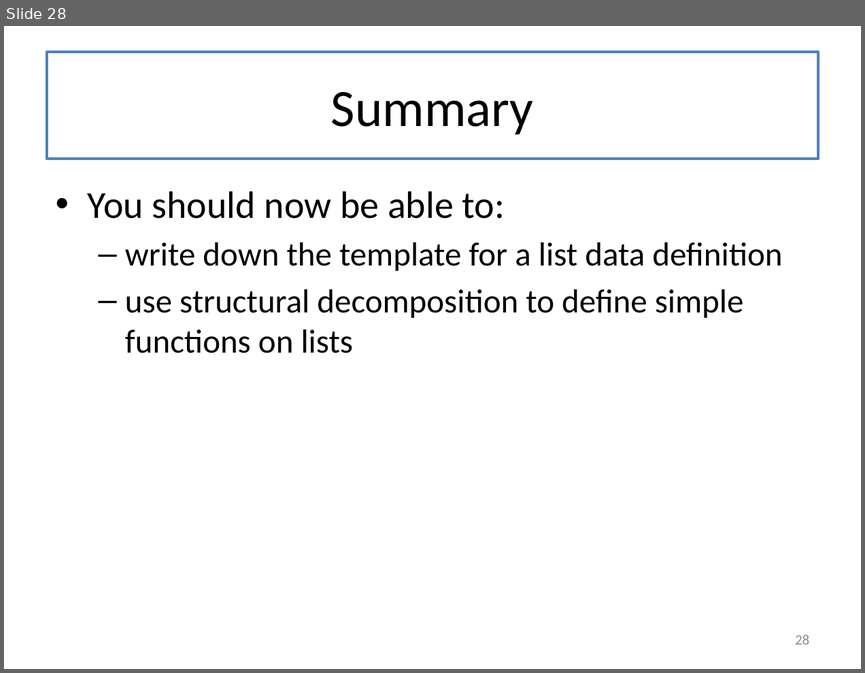
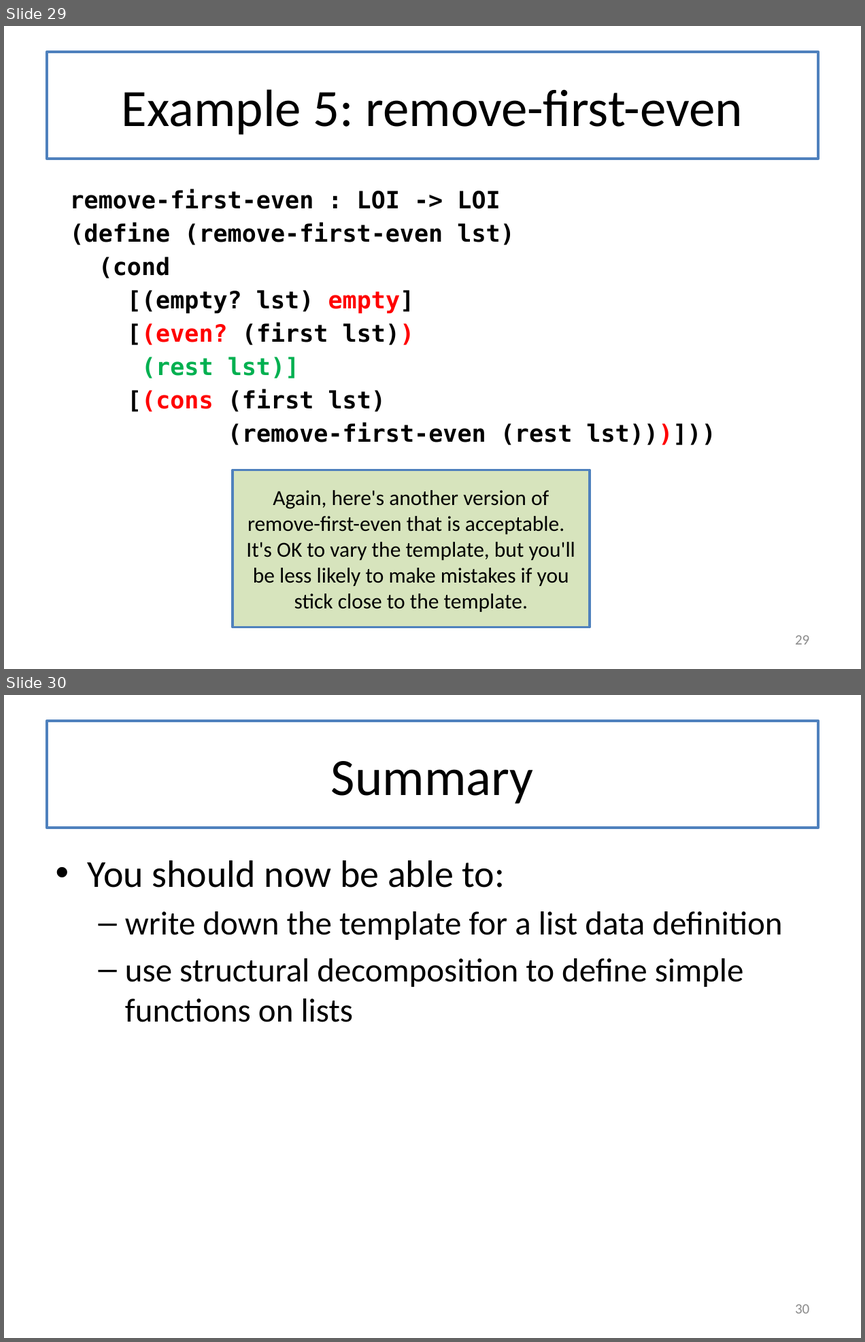
Before and after one commit to mwand/cs5010f16, a slide deck: Slides/Lesson 4.2 Using the List Template.pptx. Shown one above the other, each under a label of ours: slide 28 before the commit, slides 29 and 30 after it. The pictures are 865x673 and 865x1342 pixels, drawn with LibreOffice and Linux fonts; fonts in the diff are those of the drawing. Boxes give left, top, right and bottom in pixels: in the first picture for what was removed or moved away, otherwise in the second. Text is boxed around its words. In the diff, an @@ line names an element or a change of style, - is before the commit and + after.

```diff
--- a/Slides/Lesson 4.2 Using the List Template.pptx
+++ b/Slides/Lesson 4.2 Using the List Template.pptx
@@ slide 29 added at <box>4,26,861,669</box>, background #FFFFFF @@
@@ title added at <box>47,52,818,159</box>, fill #FFFFFF, outline #4F81BD 2.25 pt, 44 pt, text #000000 @@
+Example 5: remove-first-even
@@ text added at <box>70,189,715,445</box>, 20 pt, text #000000, bold @@
+remove-first-even : LOI -> LOI
+(define (remove-first-even lst)
+(cond
+[(empty? lst) empty]
+[(even? (first lst))
+(rest lst)]
+[(cons (first lst)
+(remove-first-even (rest lst)))]))
@@ rectangle added at <box>232,470,590,626</box>, fill #D7E4BD, outline #4F81BD 2 pt, 18 pt, text #000000 @@
+Again, here's another version of remove-first-even that is acceptable. It's OK to vary the template, but you'll be less likely to make mistakes if you stick close to the template.
@@ page number added at <box>795,635,809,644</box>, 12 pt, text #8C8C8C @@
+29
@@ what was slide 28 is now slide 30 @@
@@ page number at <box>795,1304,809,1313</box>: text changed @@
-28
+30
```
Also in this commit, not shown: 1 other slide added, 4 other files.
